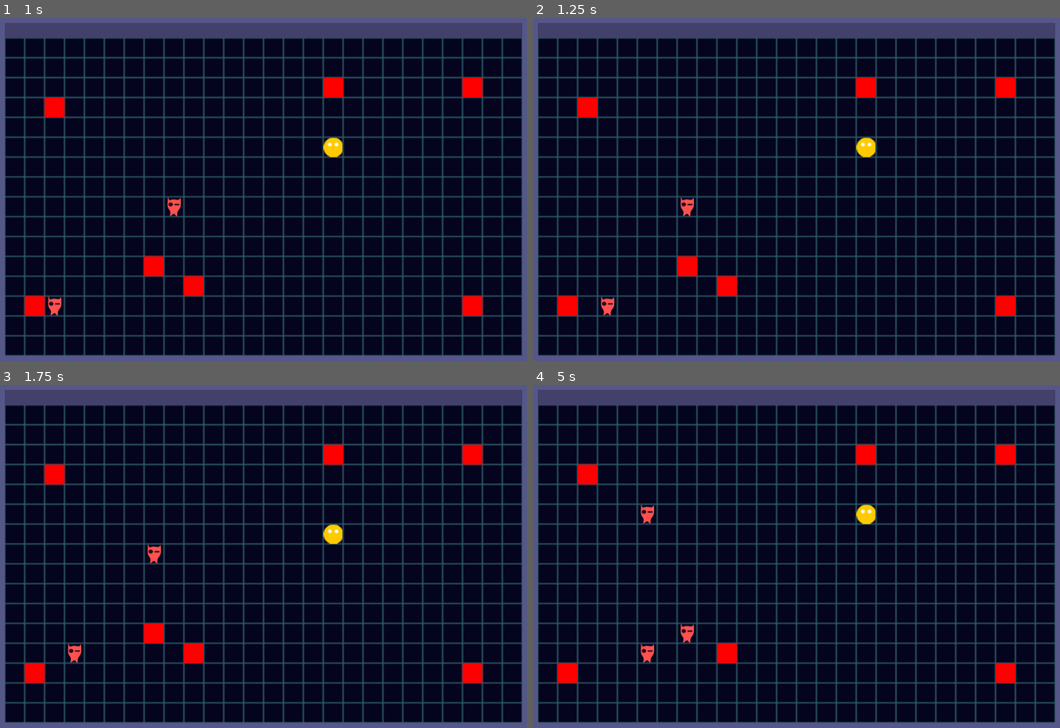
Above: before the commit, frames 1-4 (two rows, left to right).
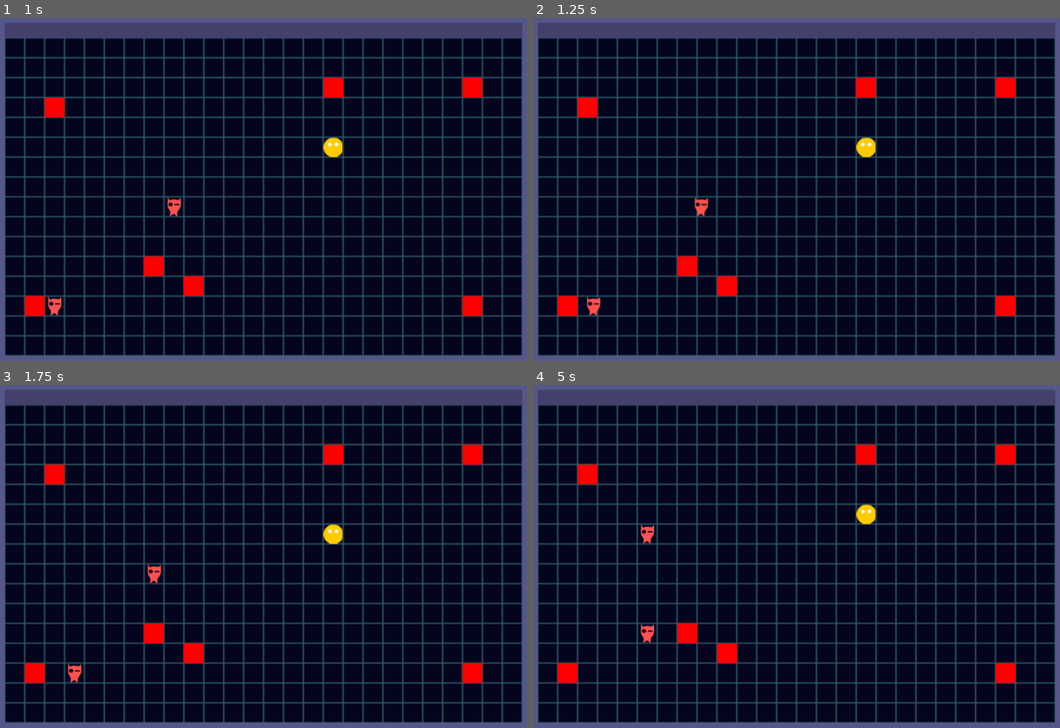
Above: after the commit, the same moments.

Repository: edgex004/RaccoonDelver
Game: Godot game, scene res://Level.tscn
The game is run twice, just before and just after one commit, with the same random seed, the same clock (stepped at 60 frames per second) and the same inputs. Sound files missing from this copy of the repository are replaced by a short silence.
Inputs (mouse positions are in pixels of both pictures, inside the frame that each line leads up to):
- Up to frame 1 (1 s): tap Enter (ui_accept) at 0.5, 0.77 s; move the mouse to (405, 186) at 0.52 s; hold Right (player1_right) from 0.53 s (still down)
- Up to frame 2 (1.25 s): keep holding Right (player1_right)
- Up to frame 3 (1.75 s): move the mouse to (137, 590) at 1.27 s; release Right (player1_right) at 1.28 s; hold Down (player1_down) from 1.28 s (still down); tap Enter (ui_accept) at 1.52 s
- Up to frame 4 (5 s): move the mouse to (859, 487) at 2.02 s; release Down (player1_down) at 2.03 s; hold Right (player1_right) 2.03-2.78 s; move the mouse to (764, 645) at 2.77 s; hold Up (player1_up) 2.78-3.53 s; tap Enter (ui_accept) at 3.02, 3.5, 3.77, 4.52 s; move the mouse to (986, 628) at 3.52 s; hold Left (player1_left) from 3.53 s (still down); move the mouse to (606, 515) at 4.27 s

Frame 1 is identical in both runs. In frame 2, 0.4% of the frame differs, in the area x 10-34%, y 52-87%; in frame 3, 0.4%; in frame 4, 0.7%, in the area x 20-32%, y 34-81%.

Commit message:
Adjust music pitch/speed in order to match the BPM. Add a tolerance at the end of the song so we don't sit waiting for music to restart.

Diff:
--- a/Beat.gd
+++ b/Beat.gd
@@ -1,6 +1,8 @@
 extends Timer
 
-var BPM = 120
+var BPM = 100.0
+var MUSIC_BPM = 120.0
+var END_SONG_TOL_SEC = 2
 
 # Declare member variables here. Examples:
 # var a = 2
@@ -9,10 +11,18 @@
 
 # Called when the node enters the scene tree for the first time.
 func _ready():
+	$Music.set_pitch_scale(BPM/MUSIC_BPM)
+#	$Music.set_pitch_scale(3)
 	$Music.play()
+	connect("timeout", self,"on_beat_timeout")
+	wait_time = 60.0 / BPM
 
 
 
 # Called every frame. 'delta' is the elapsed time since the previous frame.
 #func _process(delta):
 #	pass
+
+func on_beat_timeout():
+	if($Music.stream.get_length() - $Music.get_playback_position() < END_SONG_TOL_SEC ):
+		$Music.play()
